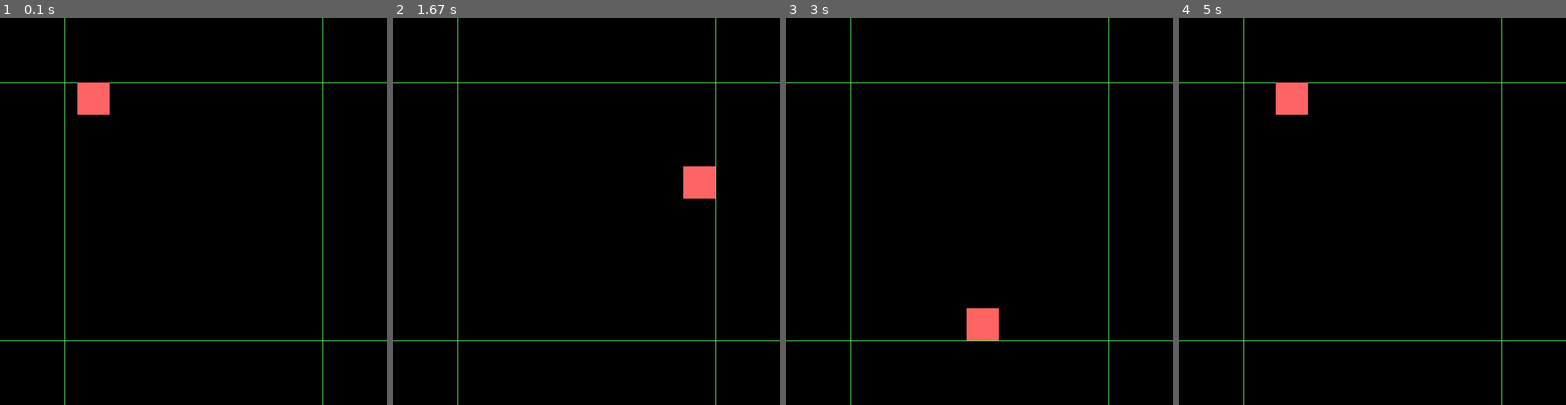
Above: before the commit, frames 1-4 (left to right).
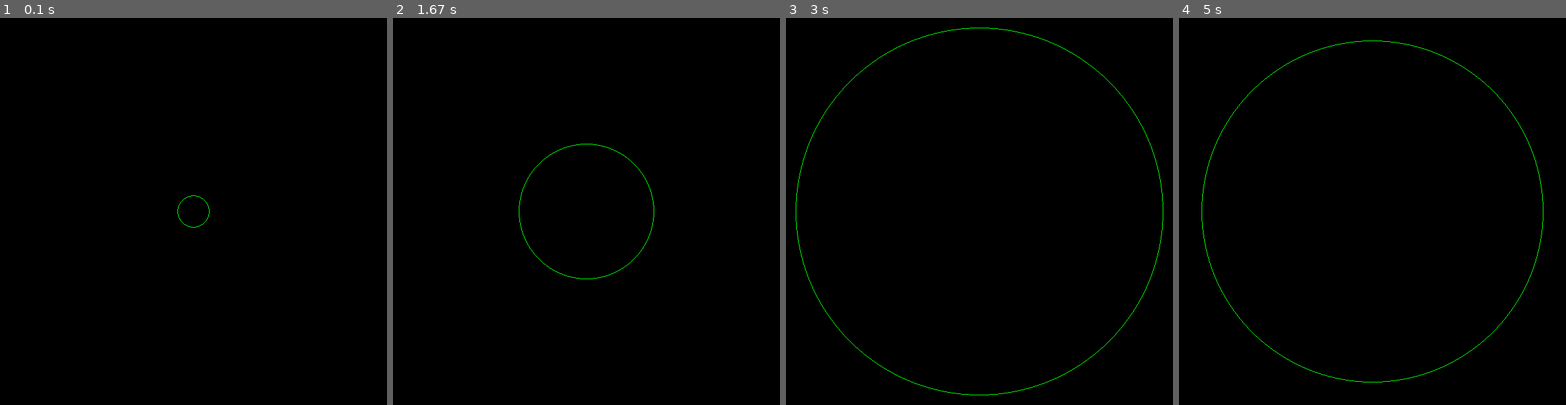
Above: after the commit, the same moments.

Repository: Ezs377/Programming-notes
Game: pygame game, started from Pygame/Pygame.py
The game is run twice, just before and just after one commit, with the same random seed, the same clock (stepped at 60 frames per second) and the same inputs.
Inputs:
- Up to frame 1 (0.1 s): no input
- Up to frame 2 (1.67 s): no input
- Up to frame 3 (3 s): no input
- Up to frame 4 (5 s): no input

The runs differ from the first frame. In frame 1, 1.4% of the frame differs, in the area x 0-100%, y 0-100%; in frame 2, 1.5%; in frame 3, 1.8%; in frame 4, 1.8%.

Commit message:
Circle expansion

Diff:
--- a/Pygame/Pygame testing.py
+++ b/Pygame/Pygame testing.py
@@ -3,14 +3,29 @@
 import pygame, sys
 pygame.init()
 
+'''Variables'''
+screen = pygame.display.set_mode((600, 600))
+bg_color = (0,0,0)
+
+clock = pygame.time.Clock()
+
+screen.fill(bg_color)
+
 
 # While loop is still going i.e. program is still running
-while loop == 1:
+while True:
     # Refresh event queue (THIS IS NECESSARY TO PREVENT FREEZING)
     for event in pygame.event.get():
         if event.type == pygame.QUIT: # If Pygame detects program shutdown
-            loop = 0
+            sys.exit()
 
     '''Do stuff here'''
+    clock.tick(10)
+    screen.fill(bg_color)
+
+
+
+
+    pygame.display.update()
 
 print ("done") # Indicate finish
--- a/Pygame/Pygame.py
+++ b/Pygame/Pygame.py
@@ -57,7 +57,7 @@
     #screen.blit(ball, ballrect) # Redraw ball image by copy/pasting the ball image onto the display SUrface
     #pygame.display.flip() # Update everything
 #__________________________________________________________________________________________________________________________
-#'''Animation'''
+'''Animation'''
 
 #import pygame
 #pygame.init()
@@ -110,80 +110,122 @@
 #print ("done")
 #__________________________________________________________________________________________________________________________
 '''Moving animation!'''
+#import pygame, sys
+#pygame.init()
+
+#loop = 1 # Instead of using sys.exit, use variable
+#screen = pygame.display.set_mode((600, 600)) # Set display size
+#color = (0, 0, 0) # Color RGB tuple
+#rect_color = (255, 100, 100) # Color RGB tuple 2
+#clock = pygame.time.Clock() # Create clock object
+#screen.fill(color) # Fill display color
+#counter = 0 # Counter value for coordinates
+#increment = 10 # Value for setting the movement value of square
+
+## List of coordinates to get square to move to
+#pointlist = [(100, 100), (450, 100), (450, 450), (100, 450)]
+
+## Set x and y coordinates
+#x = pointlist [counter][0]
+#y = pointlist [counter][1]
+
+## Set coordinates
+#coordinates = (x, y)
+
+## Size of square
+#size = (50, 50)
+
+## While loop is still going i.e. program is still running
+#while loop == 1:
+    ## Refresh event queue (THIS IS NECESSARY TO PREVENT FREEZING)
+    #for event in pygame.event.get():
+        #if event.type == pygame.QUIT: # If Pygame detects program shutdown
+            #loop = 0
+
+    ## Set FPS
+    #clock.tick(30)
+
+    ## Refresh screen
+    #screen.fill(color)
+
+    ## Grid lines
+    #pygame.draw.lines(screen, (100, 255, 100), False, [(100, 0), (100, 600)], 1) # Left vertical
+    #pygame.draw.lines(screen, (100, 255, 100), False, [(500, 0), (500, 600)], 1) # Right vertical
+    #pygame.draw.lines(screen, (100, 255, 100), False, [(0, 100), (600, 100)], 1) # Upper horizontal
+    #pygame.draw.lines(screen, (100, 255, 100), False, [(0, 500), (600, 500)], 1) # Lower horizontal
+
+
+    ## Code for coordinates seeking
+    #if x < pointlist[counter+1][0]: # if x is less than the desired coordinate, add x
+        #x += increment
+    #elif x > pointlist[counter+1][0]: # if x is more than desired coordinate, subtract x
+        #x -= increment
+
+    ## Same formula used for y
+    #if y < pointlist[counter+1][1]:
+        #y += increment
+    #if y > pointlist[counter+1][1]:
+        #y -= increment
+
+
+    ## If the cooridnates match the target coordinates, move to the enxt coordinate
+    #if coordinates == pointlist[counter+1]:
+        #counter += 1
+
+
+    #if counter == 3:
+        #counter = -1
+
+    ## Set coordinates of square
+    #coordinates = (x, y)
+
+    ## Draw square
+    #pygame.draw.rect(screen, rect_color, (coordinates, size), 0)
+
+    ## Update screen
+    #pygame.display.update()
+
+#print ("done") # Indicate finish
+#__________________________________________________________________________________________________________________________
+'''Expanding circle'''
 import pygame, sys
 pygame.init()
 
-loop = 1 # Instead of using sys.exit, use variable
-screen = pygame.display.set_mode((600, 600)) # Set display size
-color = (0, 0, 0) # Color RGB tuple
-rect_color = (255, 100, 100) # Color RGB tuple 2
-clock = pygame.time.Clock() # Create clock object
-screen.fill(color) # Fill display color
-counter = 0 # Counter value for coordinates
-increment = 10 # Value for setting the movement value of square
-
-# List of coordinates to get square to move to
-pointlist = [(100, 100), (450, 100), (450, 450), (100, 450)]
-
-# Set x and y coordinates
-x = pointlist [counter][0]
-y = pointlist [counter][1]
-
-# Set coordinates
-coordinates = (x, y)
-
-# Size of square
-size = (50, 50)
+'''Variables'''
+screen = pygame.display.set_mode((600, 600)) # Make screen
+bg_color = (0,0,0) # Set RGB color
+cir_color = (0, 255, 0) # Set RGB color for circle
+clock = pygame.time.Clock() # Create clock
+
+screen.fill(bg_color) # Fill screen
+radius = 0
+state = 0
 
 # While loop is still going i.e. program is still running
-while loop == 1:
+while True: # Always on
     # Refresh event queue (THIS IS NECESSARY TO PREVENT FREEZING)
     for event in pygame.event.get():
         if event.type == pygame.QUIT: # If Pygame detects program shutdown
-            loop = 0
-
-    # Set FPS
-    clock.tick(30)
-
-    # Refresh screen
-    screen.fill(color)
-
-    # Grid lines
-    pygame.draw.lines(screen, (100, 255, 100), False, [(100, 0), (100, 600)], 1) # Left vertical
-    pygame.draw.lines(screen, (100, 255, 100), False, [(500, 0), (500, 600)], 1) # Right vertical
-    pygame.draw.lines(screen, (100, 255, 100), False, [(0, 100), (600, 100)], 1) # Upper horizontal
-    pygame.draw.lines(screen, (100, 255, 100), False, [(0, 500), (600, 500)], 1) # Lower horizontal
-
-
-    # Code for coordinates seeking
-    if x < pointlist[counter+1][0]: # if x is less than the desired coordinate, add x
-        x += increment
-    elif x > pointlist[counter+1][0]: # if x is more than desired coordinate, subtract x
-        x -= increment
-
-    # Same formula used for y
-    if y < pointlist[counter+1][1]:
-        y += increment
-    if y > pointlist[counter+1][1]:
-        y -= increment
-
-
-    # If the cooridnates match the target coordinates, move to the enxt coordinate
-    if coordinates == pointlist[counter+1]:
-        counter += 1
-
-
-    if counter == 3:
-        counter = -1
-
-    # Set coordinates of square
-    coordinates = (x, y)
-
-    # Draw square
-    pygame.draw.rect(screen, rect_color, (coordinates, size), 0)
-
-    # Update screen
-    pygame.display.update()
+            sys.exit() # Exit system
+
+    '''Do stuff here'''
+    clock.tick(60) # Set FPS
+
+    screen.fill(bg_color) # Refresh screen
+    if radius < 300 and state == 0: # If circle is expanding
+        radius += 5
+    else:
+        state = 1 # When circle has reached limit
+
+    if state == 1: # Shrink circle
+        radius -= 5
+
+    if radius == 10: # When circle is small enough, begin expanding again
+        state = 0
+
+    pygame.draw.circle(screen, cir_color, (300, 300), radius, 1) # Draw circle
+
+    pygame.display.update() # Update screen
 
 print ("done") # Indicate finish
 #__________________________________________________________________________________________________________________________
@@ -191,5 +233,3 @@
 #__________________________________________________________________________________________________________________________
 
 #__________________________________________________________________________________________________________________________
-
-#__________________________________________________________________________________________________________________________
